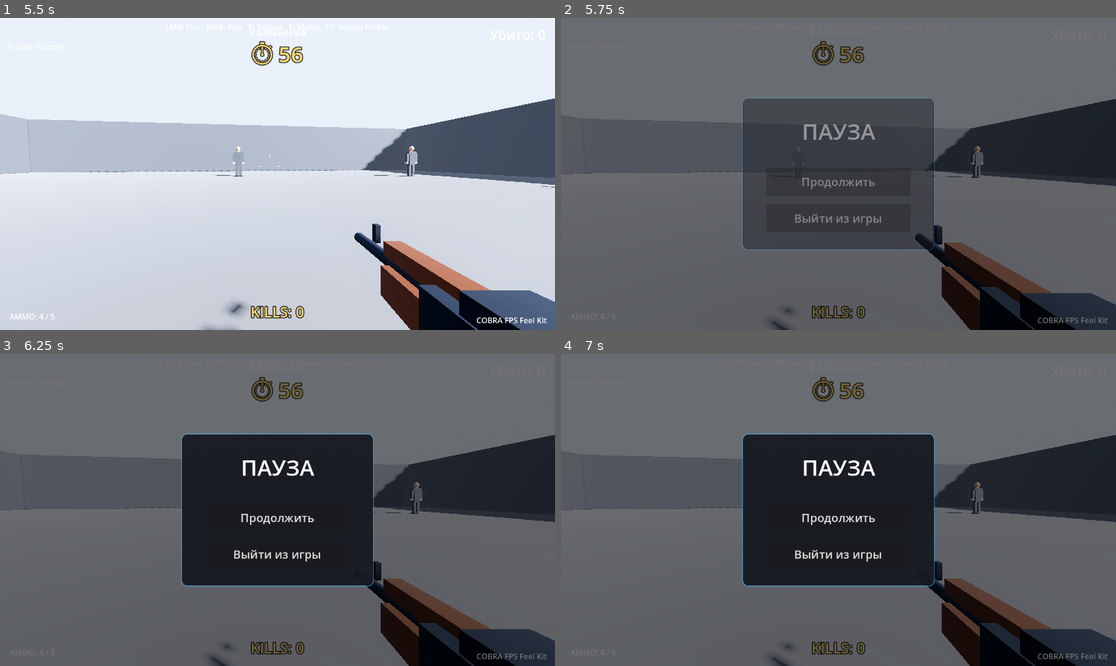
Above: before the commit, frames 1-4 (two rows, left to right).
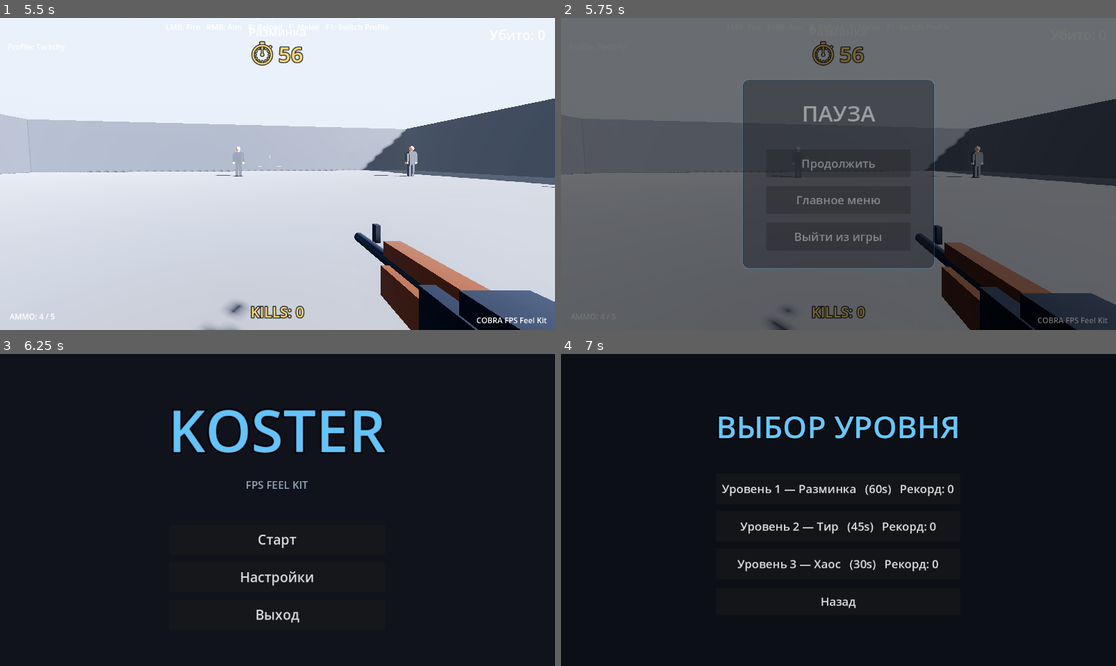
Above: after the commit, the same moments.

Repository: kulmaganbetov/godot_game
Game: Godot game, scene res://scenes/ui/MainMenu.tscn
Same seed, same stepped clock (60 frames per second), same inputs: the game is played once before the commit and once after it. Sound files missing from this copy of the repository are replaced by a short silence.
Inputs (mouse positions are in pixels of both pictures, inside the frame that each line leads up to):
- Up to frame 1 (5.5 s): click "Старт" at 0.5 s; click "Уровень 1 — Разминка (60s) Ре…" at 1.25 s; move the mouse to (305, 174) at 2.02 s; hold Right mouse button (aim) 2.03-2.78 s; hold W (move_forward) from 2.03 s (still down); tap Space (jump) at 2.27, 3.02, 4.52, 5.27 s; move the mouse to (249, 174) at 2.77 s; tap Q (block) at 2.85 s; move the mouse to (288, 167) at 3.52 s; tap Ctrl (crouch) at 3.6 s; move the mouse to (271, 180) at 4.27 s; click (271, 180) at 4.35 s; move the mouse to (316, 177) at 5.02 s; tap E (interact) at 5.1 s
- Up to frame 2 (5.75 s): keep holding W (move_forward); tap Escape (ui_cancel) at 5.65 s
- Up to frame 3 (6.25 s): release W (move_forward) at 5.75 s; click (277, 534) at 5.75 s, where only the run after the commit has a clickable "Главное меню"
- Up to frame 4 (7 s): click (838, 541) at 6.5 s, where only the run after the commit has a clickable "Старт"

Frame 1 is identical in both runs. In frame 2, 5.6% of the frame differs, in the area x 32-68%, y 19-81%; in frame 3, 77%; in frame 4, 77%, in the area x 0-100%, y 0-100%.

Commit message:
Add Main Menu button to the pause menu
Pause menu now offers Продолжить / Главное меню / Выйти. The Main Menu
button unpauses and returns to the title screen. Applies to every scene
that instances PauseMenu (showcases, test range, levels).

Co-Authored-By: Claude Opus 4.8 <noreply@anthropic.com>
Claude-Session: https://claude.ai/code/session_01YZqmweDG8BWCM43KuHLqBv

Diff:
--- a/scenes/ui/PauseMenu.tscn
+++ b/scenes/ui/PauseMenu.tscn
@@ -65,6 +65,12 @@
 theme_override_font_sizes/font_size = 24
 text = "Продолжить"
 
+[node name="MenuButton" type="Button" parent="Center/Panel/Margin/VBox"]
+custom_minimum_size = Vector2(300, 58)
+layout_mode = 2
+theme_override_font_sizes/font_size = 24
+text = "Главное меню"
+
 [node name="QuitButton" type="Button" parent="Center/Panel/Margin/VBox"]
 custom_minimum_size = Vector2(300, 58)
 layout_mode = 2
--- a/scripts/ui/pause_menu.gd
+++ b/scripts/ui/pause_menu.gd
@@ -3,10 +3,14 @@
 class_name PauseMenu
 
 # Simple ESC pause menu: dim the screen, free the mouse, and offer
-# Resume / Quit. Works while the SceneTree is paused via PROCESS_MODE_ALWAYS.
+# Resume / Main Menu / Quit. Works while the SceneTree is paused via
+# PROCESS_MODE_ALWAYS.
+
+const MAIN_MENU_SCENE := "res://scenes/ui/MainMenu.tscn"
 
 @onready var _panel: Control = $Center/Panel
 @onready var _resume_button: Button = $Center/Panel/Margin/VBox/ResumeButton
+@onready var _menu_button: Button = $Center/Panel/Margin/VBox/MenuButton
 @onready var _quit_button: Button = $Center/Panel/Margin/VBox/QuitButton
 
 var _is_paused: bool = false
@@ -16,8 +20,9 @@
 	process_mode = Node.PROCESS_MODE_ALWAYS
 	visible = false
 	_resume_button.pressed.connect(resume_game)
+	_menu_button.pressed.connect(_on_menu_pressed)
 	_quit_button.pressed.connect(_on_quit_pressed)
-	for button in [_resume_button, _quit_button]:
+	for button in [_resume_button, _menu_button, _quit_button]:
 		button.mouse_entered.connect(_on_button_hover.bind(button))
 		button.mouse_exited.connect(_on_button_unhover.bind(button))
 
@@ -57,6 +62,13 @@
 	Input.set_mouse_mode(Input.MOUSE_MODE_CAPTURED)
 
 
+func _on_menu_pressed() -> void:
+	# Always unpause before leaving, or the next scene loads paused.
+	get_tree().paused = false
+	_is_paused = false
+	get_tree().change_scene_to_file(MAIN_MENU_SCENE)
+
+
 func _on_quit_pressed() -> void:
 	get_tree().quit()
 
